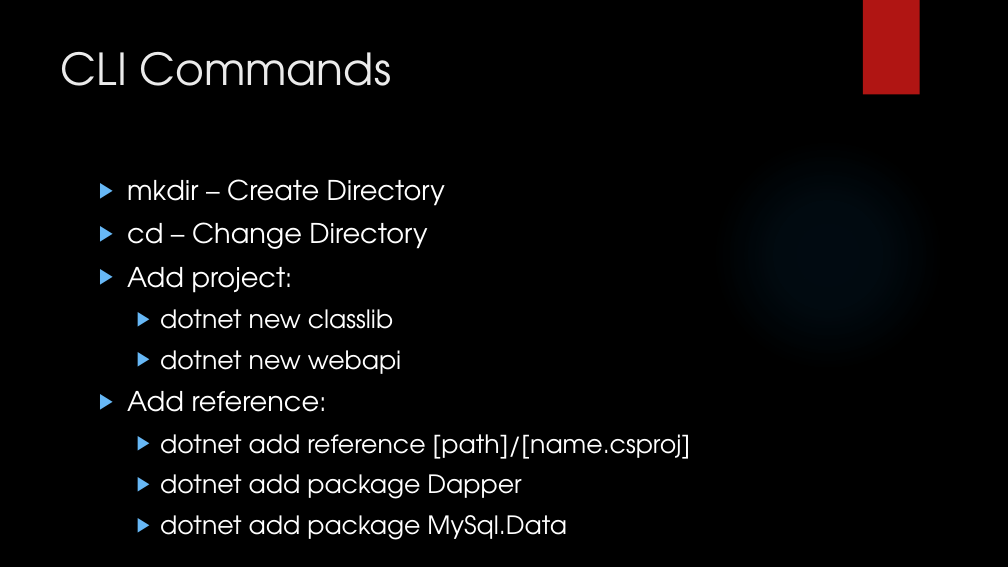
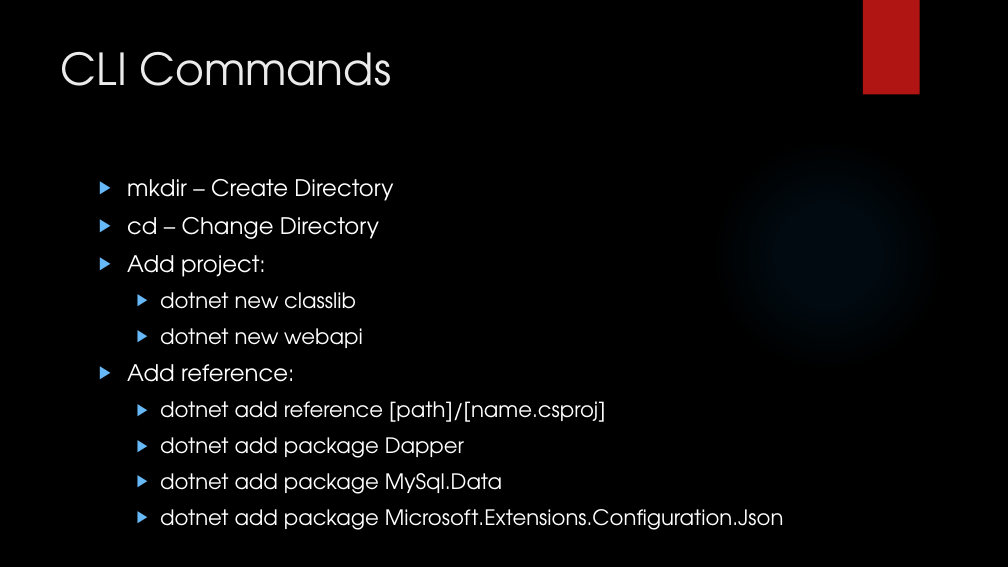
Before and after one commit to LogolsLLC/Logols-May2018, a slide deck: slide 35 of Slides/04_Sql_TrainingPlan.pptx (slide 34 before the commit). Drawn at 1008x567 pixels with LibreOffice and Linux fonts; fonts in the diff are those of the drawing; background and template pictures are left out. Boxes give left, top, right and bottom in pixels: in the first picture for what was removed or moved away, otherwise in the second. Text is boxed around its words. In the diff, an @@ line names an element or a change of style, - is before the commit and + after.

```diff
--- a/Slides/04_Sql_TrainingPlan.pptx
+++ b/Slides/04_Sql_TrainingPlan.pptx
@@ text at <box>127,179,606,494</box>: size 25.9 to 21.7 pt in "mkdir – Create Directory", "cd – Change Directory", "Add project:", "Add reference:"; size 24.1 to 20.1 pt in "dotnet new classlib", "dotnet new webapi", "dotnet add reference [path]/[name.csproj]", "dotnet add package Dapper" and 1 more places @@
@@ text at <box>160,509,784,530</box>: paragraph added @@
+  ▶ dotnet add package Microsoft.Extensions.Configuration.Json
```
Also in this commit, not shown: 1 other slide changed, 1 slide added, 14 other files.
